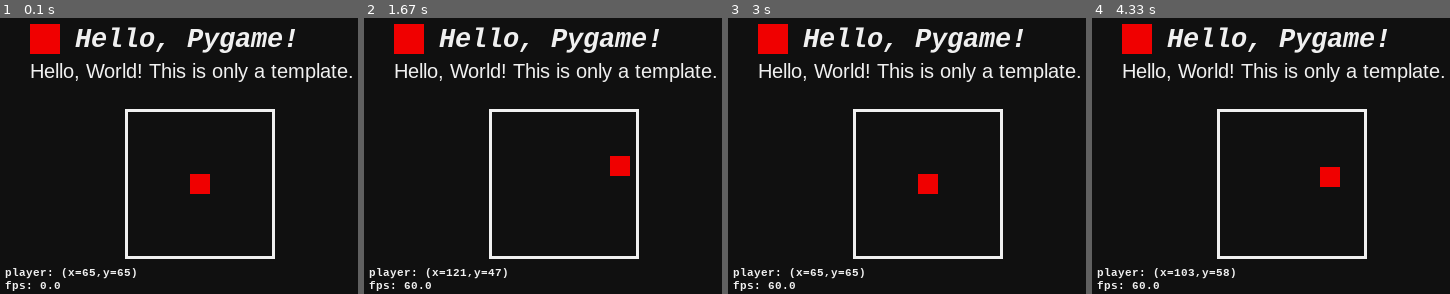
Above: before the commit, frames 1-4 (left to right).
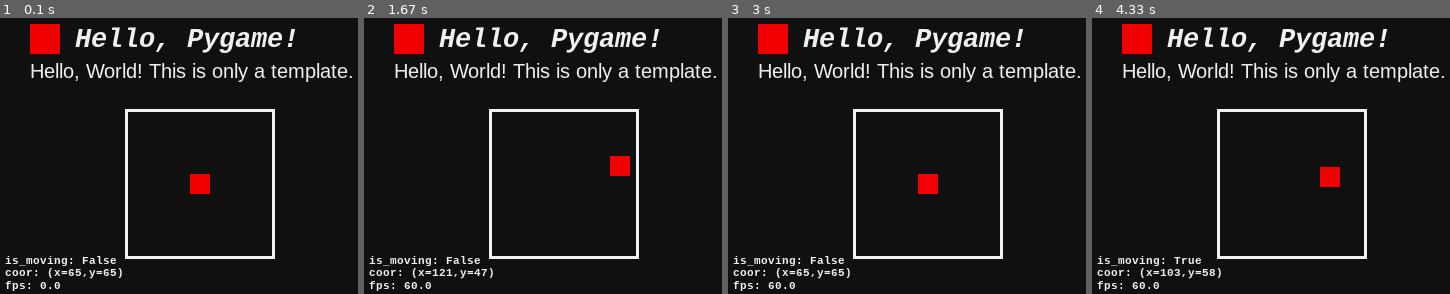
Above: after the commit, the same moments.

Repository: BynJerL/Pygame-Experiment
Game: pygame game, started from hello_world.py
Same seed, same stepped clock (60 frames per second), same inputs: the game is played once before the commit and once after it.
Inputs:
- Up to frame 1 (0.1 s): no input
- Up to frame 2 (1.67 s): hold Right 0.33-0.8 s; hold Up 0.83-1.13 s; hold Right 1.17-1.63 s
- Up to frame 3 (3 s): hold Left 1.67-2.2 s; hold Down 2.23-2.53 s; hold Left 2.57-2.97 s
- Up to frame 4 (4.33 s): hold Up 3-3.37 s; hold Right 3.4-4.03 s; hold Down from 4.07 s (still down)

The runs differ from the first frame. In frame 1, 1.0% of the frame differs, in the area x 1-38%, y 86-95%; in frame 2, 1.0%; in frame 3, 1.0%; in frame 4, 1.0%.

Commit message:
add isMoving status on the player.

Diff:
--- a/hello_world.py
+++ b/hello_world.py
@@ -6,6 +6,9 @@
         self.height = height
         self.posX = 75 - width // 2
         self.posY = 75 - height // 2
+
+        self.isMoving = False
+        self.moveDirection = None
 
     def draw(self):
         leftLimit = WINDOW_WIDTH // 2 - 75
@@ -19,15 +22,23 @@
 
     def moveLeft(self):
         self.posX = max(0, self.posX - 1)
+        self.isMoving = True
 
     def moveRight(self):
         self.posX = min(150 - self.width, self.posX + 1)
+        self.isMoving = True
 
     def moveTop(self):
         self.posY = max(0, self.posY - 1)
+        self.isMoving = True
 
     def moveBottom(self):
         self.posY = min(150 - self.height, self.posY + 1)
+        self.isMoving = True
+
+    def idling(self):
+        self.isMoving = False
+        self.moveDirection = None
 
 # SETUPS
 WINDOW_CAPTION = "Hello Pygame"
@@ -80,6 +91,8 @@
         if event.type == pg.QUIT:
             isRunning = False
 
+    player.idling()
+
     keys = pg.key.get_pressed()
     if keys[pg.K_UP]:
         player.moveTop()
@@ -90,7 +103,8 @@
     if keys[pg.K_RIGHT]:
         player.moveRight()
 
-    root.blit(subText.render(f"player: (x={player.posX},y={player.posY})      ", True, BASE_TEXT_COLOR, BASE_BG_COLOR), (5, WINDOW_HEIGHT - 28))
+    root.blit(subText.render(f"is_moving: {player.isMoving}  ", True, BASE_TEXT_COLOR, BASE_BG_COLOR),  (5, WINDOW_HEIGHT - 40))
+    root.blit(subText.render(f"coor: (x={player.posX},y={player.posY})      ", True, BASE_TEXT_COLOR, BASE_BG_COLOR), (5, WINDOW_HEIGHT - 28))
 
     root.fill(BASE_BG_COLOR, arena)
     pg.draw.rect(root, BASE_TEXT_COLOR, arena, 3)
